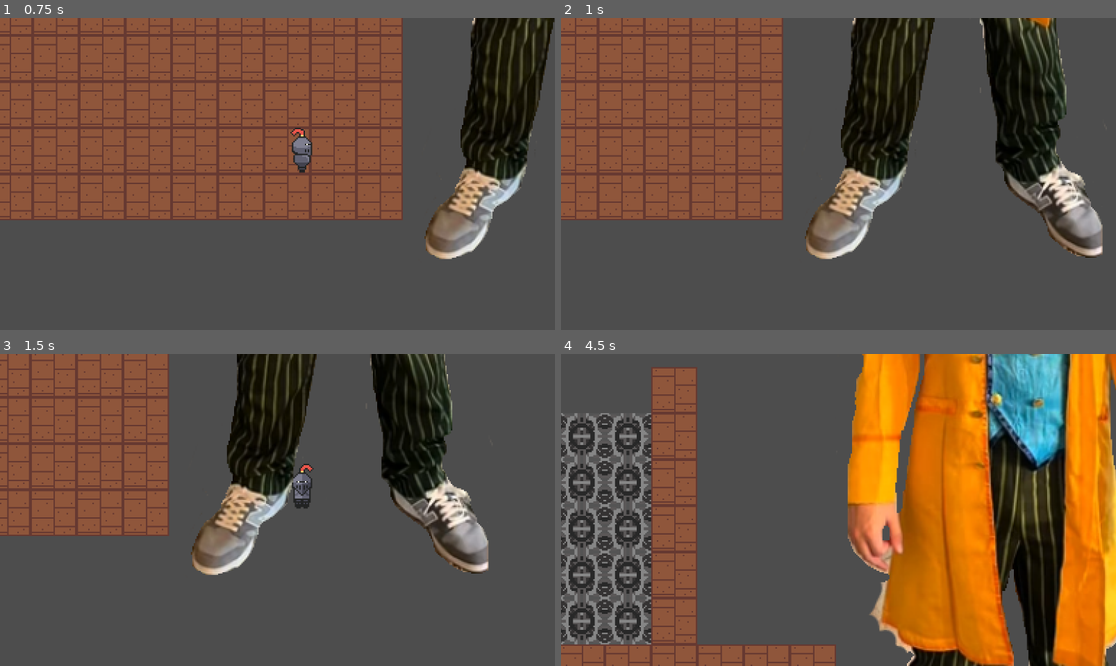
Above: before the commit, frames 1-4 (two rows, left to right).
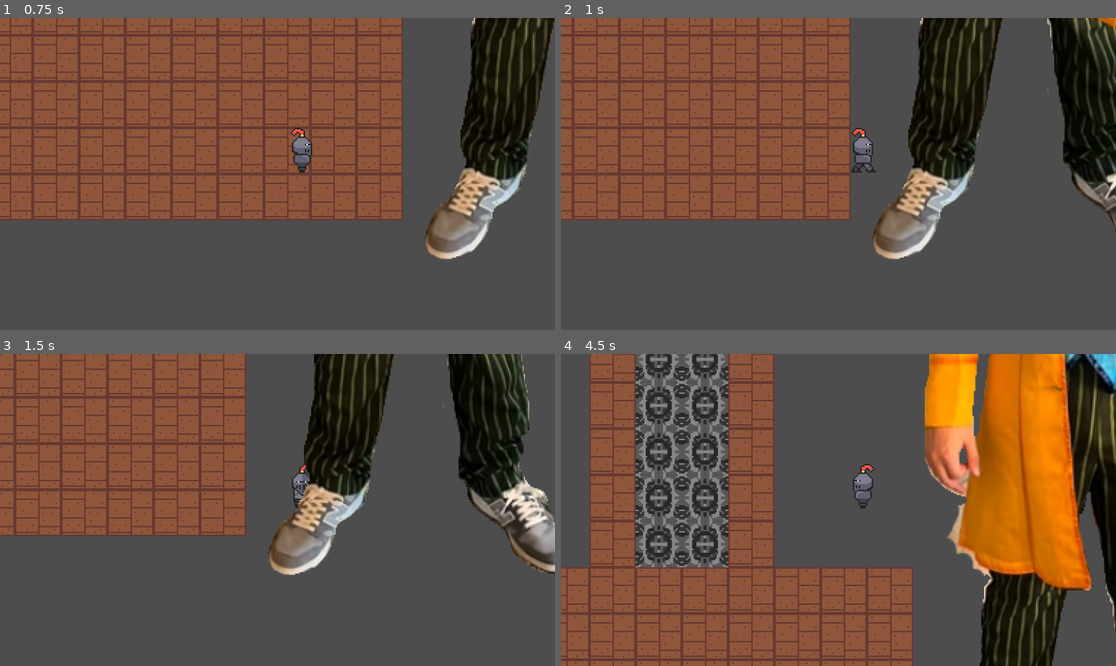
Above: after the commit, the same moments.

Repository: joshwilson1212/Game-Project-2025
Game: Godot game, scene res://Scene/Game.tscn
Two runs of this game, one before a commit and one after it. Both use one fixed random seed, a clock stepped at 60 frames per second and the inputs below.
Inputs:
- Up to frame 1 (0.75 s): tap Enter at 0.5 s; hold D (move_right) from 0.53 s (still down); tap Space (dash) at 0.6 s
- Up to frame 2 (1 s): keep holding D (move_right)
- Up to frame 3 (1.5 s): release D (move_right) at 1.28 s; hold S (move_down) from 1.28 s (still down); tap Space (dash) at 1.35 s
- Up to frame 4 (4.5 s): release S (move_down) at 2.03 s; hold D (move_right) 2.03-2.78 s; tap Space (dash) every 0.75 s from 2.1 to 4.35 s; hold W (move_up) 2.78-3.53 s; hold A (move_left) from 3.53 s (still down)

Frame 1 is identical in both runs. In frame 2, 43% of the frame differs, in the area x 0-100%, y 0-78%; in frame 3, 41%; in frame 4, 80%, in the area x 0-100%, y 0-100%.

Commit message:
Added a cooldown to dash
not perfect but cant stack it now (before, spamming it would make it stack and go insane speeds)

Diff:
--- a/project-gamma/Scene/Player.tscn
+++ b/project-gamma/Scene/Player.tscn
@@ -168,7 +168,9 @@
 shape = SubResource("RectangleShape2D_parcb")
 
 [node name="dashtimer" type="Timer" parent="."]
-wait_time = 0.384
+wait_time = 0.25
 one_shot = true
 
+[node name="Timer" type="Timer" parent="dashtimer"]
+
 [connection signal="timeout" from="dashtimer" to="." method="_on_dashtimer_timeout"]
--- a/project-gamma/Scripts/Player.gd
+++ b/project-gamma/Scripts/Player.gd
@@ -3,7 +3,7 @@
 
 var SPEED = 100
 const JUMP_VELOCITY = -150
-
+var is_ready: bool = true
 
 @onready var animated_sprite: AnimatedSprite2D = $AnimatedSprite2D
 
@@ -14,7 +14,8 @@
 
 	var direction = Input.get_vector("move_left", "move_right", "move_up", "move_down",)
 	# Dash Code. Space key is the button for this
-	if Input.is_action_just_pressed("dash"):
+	if Input.is_action_just_pressed("dash") and is_ready:
+		is_ready = false
 		$dashtimer.start()
 		SPEED *= 5
 		velocity = direction * SPEED
@@ -42,6 +43,7 @@
 
 	move_and_slide()
 
-#resets to normal speed
-func _on_dashtimer_timeout() -> void:
+#resets to normal speed after dash
+func _on_dashtimer_timeout():
+	is_ready = true
 	SPEED = 100
